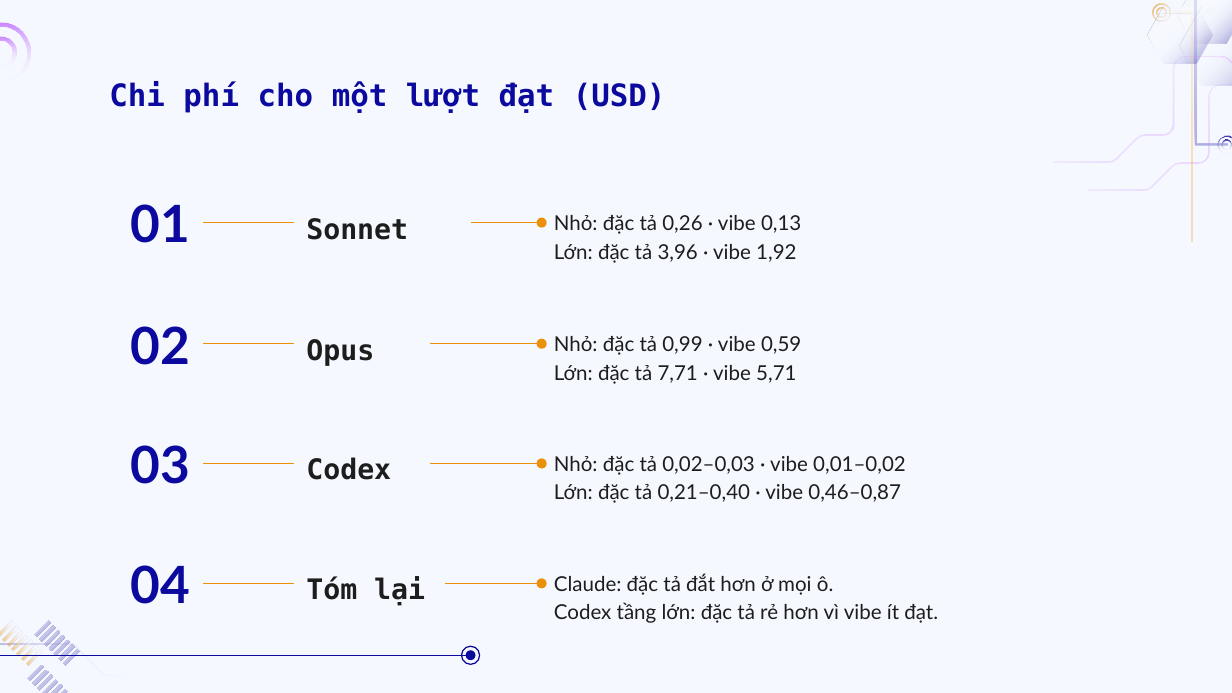
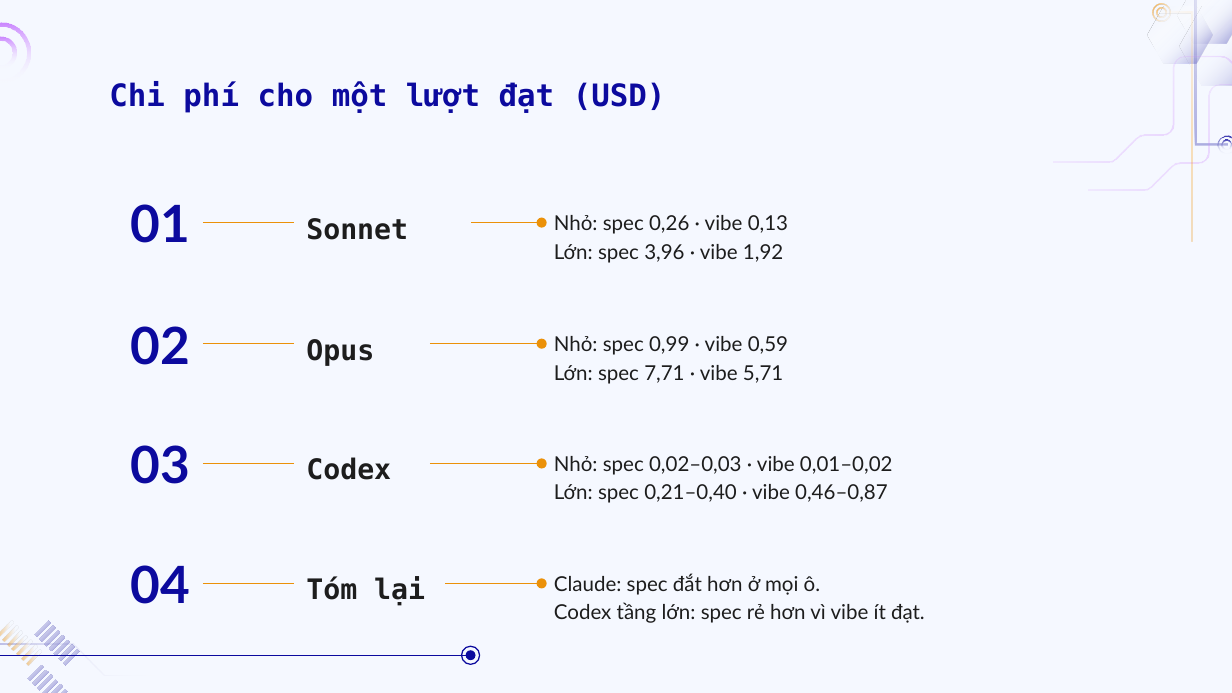
Before and after one commit to doanan293/vipharmind-ai-sdlc-study, a slide deck: slide 21 of docs/presentation/vipharmind-slides.pptx. Drawn at 1232x693 pixels with LibreOffice and Linux fonts; fonts in the diff are those of the drawing; background and template pictures are left out. Boxes give left, top, right and bottom in pixels: in the first picture for what was removed or moved away, otherwise in the second. Text is boxed around its words. In the diff, an @@ line names an element or a change of style, - is before the commit and + after.

```diff
--- a/docs/presentation/vipharmind-slides.pptx
+++ b/docs/presentation/vipharmind-slides.pptx
@@ text at <box>554,215,788,263</box>: text changed @@
-Nhỏ: đặc tả 0,26 · vibe 0,13
-Lớn: đặc tả 3,96 · vibe 1,92
+Nhỏ: spec 0,26 · vibe 0,13
+Lớn: spec 3,96 · vibe 1,92
@@ text at <box>554,336,788,384</box>: text changed @@
-Nhỏ: đặc tả 0,99 · vibe 0,59
-Lớn: đặc tả 7,71 · vibe 5,71
+Nhỏ: spec 0,99 · vibe 0,59
+Lớn: spec 7,71 · vibe 5,71
@@ text at <box>554,456,893,503</box>: text changed @@
-Nhỏ: đặc tả 0,02–0,03 · vibe 0,01–0,02
-Lớn: đặc tả 0,21–0,40 · vibe 0,46–0,87
+Nhỏ: spec 0,02–0,03 · vibe 0,01–0,02
+Lớn: spec 0,21–0,40 · vibe 0,46–0,87
@@ text at <box>554,573,925,623</box>: text changed @@
-Claude: đặc tả đắt hơn ở mọi ô.
-Codex tầng lớn: đặc tả rẻ hơn vì vibe ít đạt.
+Claude: spec đắt hơn ở mọi ô.
+Codex tầng lớn: spec rẻ hơn vì vibe ít đạt.
```
Also in this commit, not shown: 15 other slides changed, 3 other files.
